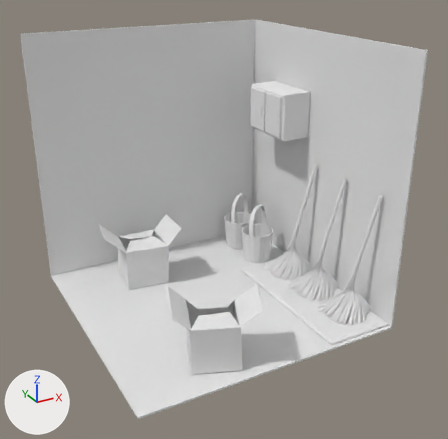
What one commit did to the Blender file House builder/Assets/Models/Rooms/Storage_Room.blend.
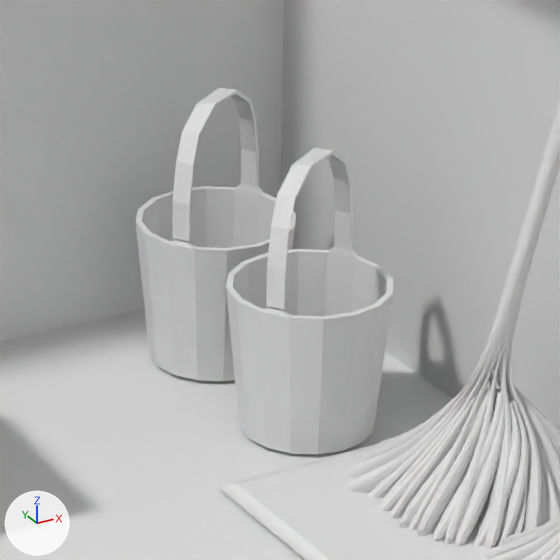
There are two pictures of each version: one whole from a 50 mm camera at (-3.92, -7.64, 5.16) aimed at (0.12, -0.29, 1.48), one close up on the part from 44% to 68% of the width and 40% to 64% of the height. Every picture has the same lights, and +X, +Y and +Z are marked at lower left.

Before the edit, the objects in view are built like this:
```python
me_cylinder = bpy.data.meshes.new('Cylinder')
me_cylinder.from_pydata(...)  # 640 vertices, 530 faces; spans x -5.9..7.2, y -6.7..5.8, z -9.2..15.7
me_cylinder.materials.append(mat_material_002)  # its picture is missing
me_cylinder_000 = bpy.data.meshes.new('Cylinder.000')
me_cylinder_000.from_pydata(...)  # 124 vertices, 109 faces; spans x -1.22..1.22, y -1.22..1.22, z -1.0..1.57
me_plane_001 = bpy.data.meshes.new('Plane.001')
me_plane_001.from_pydata(...)  # 14 vertices, 12 faces; spans x -1.01..1.01, y -1.01..1.01, z -1.01..1.01
me_plane_001.materials.append(mat_material_room)  # white #e7e7e7
ob_cylinder_002 = bpy.data.objects.new('Cylinder.002', me_cylinder)
ob_cylinder_002.location = (1.61, -0.623, 0.674)
ob_cylinder_002.rotation_euler = (0.0, 0.0, 1.833)  # degrees (0, 0, 105)
ob_cylinder_002.scale = (0.0818, 0.0818, 0.0818)
_m = ob_cylinder_002.modifiers.new('Subsurf', 'SUBSURF')
_m.levels = 2
ob_part_bucket_001 = bpy.data.objects.new('Part_Bucket.001', me_cylinder_000)
ob_part_bucket_001.location = (1.441, 0.887, 0.4)
ob_part_bucket_001.scale = (0.235, 0.235, 0.386)
ob_room_bordered = bpy.data.objects.new('Room_Bordered', me_plane_001)
ob_room_bordered.location = (0.011, 0.011, 1.988)
ob_room_bordered.scale = (2.0, 2.0, 2.0)
# also in view: 'Part_Bucket.000' at (1.44, 1.52, 0.51); 'Carpet' at (1.47, -0.66, 0.03); 'Cylinder' at (1.64, 0.16, 0.95)
```
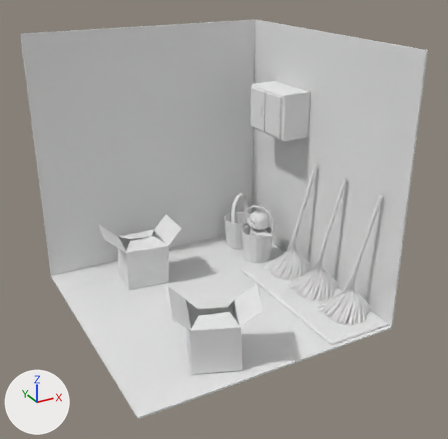
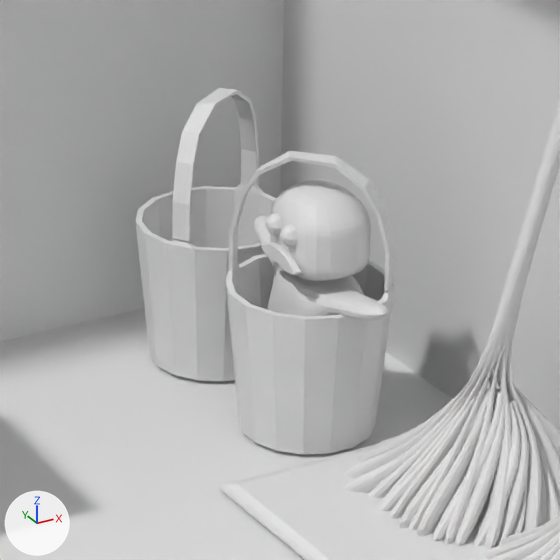
Commit message: storage room modification

Location of each change, (x1, y1, x2, y2) in pixels of the close-ups (560 x 560 px):
'Part_Bucket.001', turned: before (226, 148, 394, 454); after (226, 151, 395, 454)
'Cube.002', added: after (254, 179, 389, 320)
'Cube.003', added: after (261, 242, 302, 275)
'Sphere', added: after (265, 213, 298, 246)

Edits to the bpy script that builds the scene:
```text
Add me_sphere_001:
    me_sphere_001.from_pydata(...)  # a UV sphere (8 segments, 8 rings, poles along z) spanning x -2.31..-0.31, y -1.0..1.0, z 1.69..3.69
Add me_cube_001_1:
    me_cube_001_1.from_pydata(...)  # 64 vertices, 59 faces; spans x 0.0..1.0, y -0.104..0.104, z -0.63..-0.086
Add me_cube_1:
    me_cube_1.from_pydata(...)  # 66 vertices, 54 faces; spans x 0.0..4.26, y -1.36..1.36, z -2.66..4.53
Change ob_part_bucket_001:
    ob_part_bucket_001.rotation_euler: (0.0, 0.0, 0.0) -> (0.0, 0.0, 1.75)  # degrees (0, 0, 0) -> degrees (0, 0, 100)
Add ob_sphere:
    ob_sphere = bpy.data.objects.new('Sphere', me_sphere_001)
    ob_sphere.location = (1.229, 0.891, 0.764)
    ob_sphere.rotation_euler = (1.571, 0.0, 1.533)  # degrees (90, 0, 88)
    ob_sphere.scale = (0.0391, 0.0391, 0.0391)
    _m = ob_sphere.modifiers.new('Mirror', 'MIRROR')
Add ob_cube_003:
    ob_cube_003 = bpy.data.objects.new('Cube.003', me_cube_001_1)
    ob_cube_003.location = (1.322, 0.884, 0.713)
    ob_cube_003.rotation_euler = (-3.142, -3.142, -1.646)  # degrees (-180, -180, -94)
    ob_cube_003.scale = (0.125, 0.125, 0.125)
    _m = ob_cube_003.modifiers.new('Mirror', 'MIRROR')
    _m.use_clip = True
Add ob_cube_002:
    ob_cube_002 = bpy.data.objects.new('Cube.002', me_cube_1)
    ob_cube_002.location = (1.475, 0.885, 0.392)
    ob_cube_002.rotation_euler = (0.0, 0.0, 1.508)  # degrees (0, 0, 86)
    ob_cube_002.scale = (0.112, 0.112, 0.112)
    _m = ob_cube_002.modifiers.new('Mirror', 'MIRROR')
    _m.use_clip = True
    _m = ob_cube_002.modifiers.new('Subsurf', 'SUBSURF')
```
